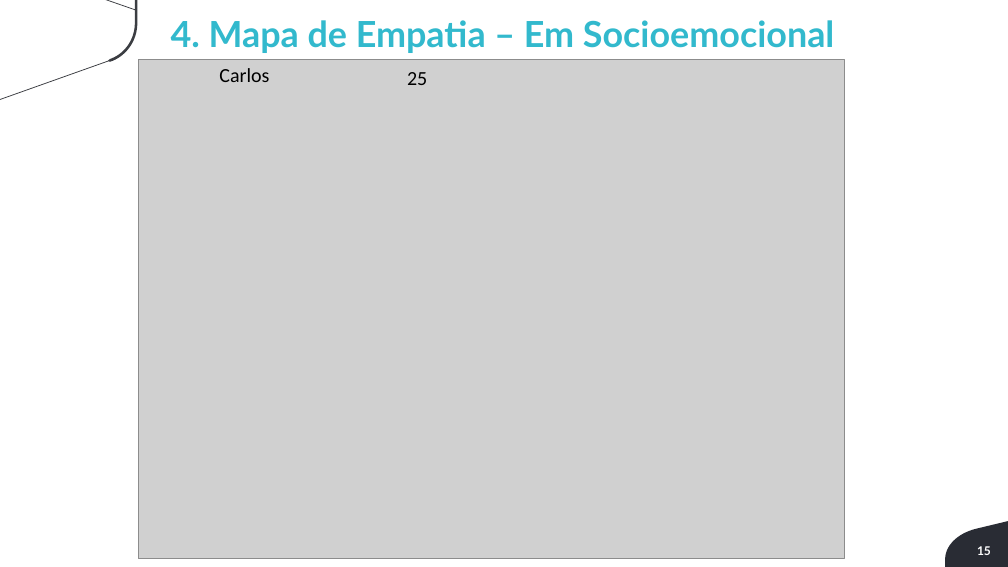
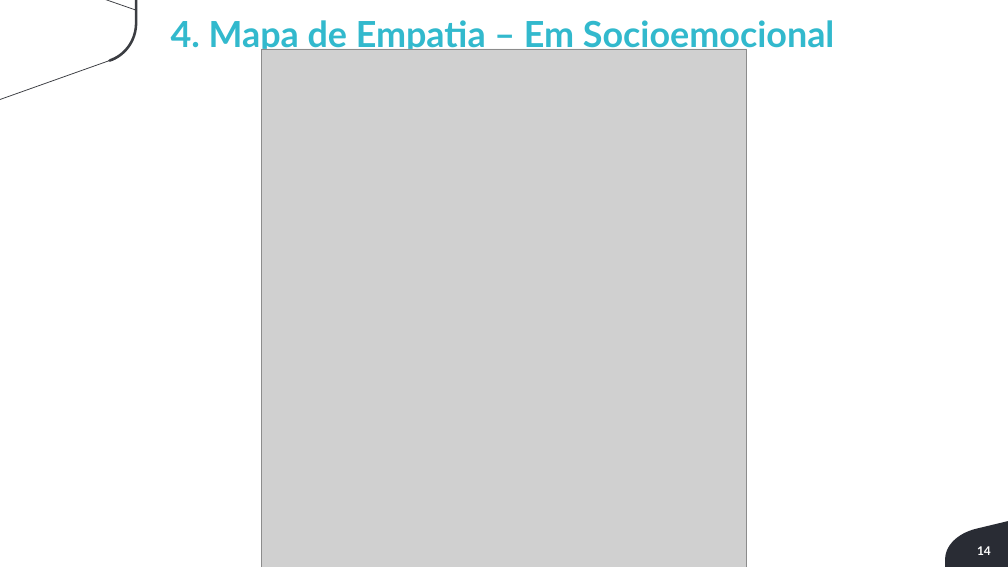
Before and after one commit to Luis-Silva80/grupo05-adsa, a slide deck: slide 14 of Documentação/EngenhariaDeSoftware/Sprint1-Engenharia-de-Software.pptx (slide 15 before the commit). Drawn at 1008x567 pixels with LibreOffice and Linux fonts; fonts in the diff are those of the drawing; grey boxes stand for pictures; background and template pictures are left out. Boxes give left, top, right and bottom in pixels: in the first picture for what was removed or moved away, otherwise in the second. Text is boxed around its words. In the diff, an @@ line names an element or a change of style, - is before the commit and + after.

```diff
--- a/Documentação/EngenhariaDeSoftware/Sprint1-Engenharia-de-Software.pptx
+++ b/Documentação/EngenhariaDeSoftware/Sprint1-Engenharia-de-Software.pptx
@@ picture: place and size @@
-picture at <box>138,60,844,559</box>
+picture at <box>261,49,747,566</box>
@@ text removed at <box>219,68,269,82</box> @@
-Carlos
@@ text removed at <box>407,72,427,85</box> @@
-25
@@ page number at <box>977,546,991,555</box>: text changed @@
-15
+14
```
Also in this commit, not shown: 2 other slides changed.
